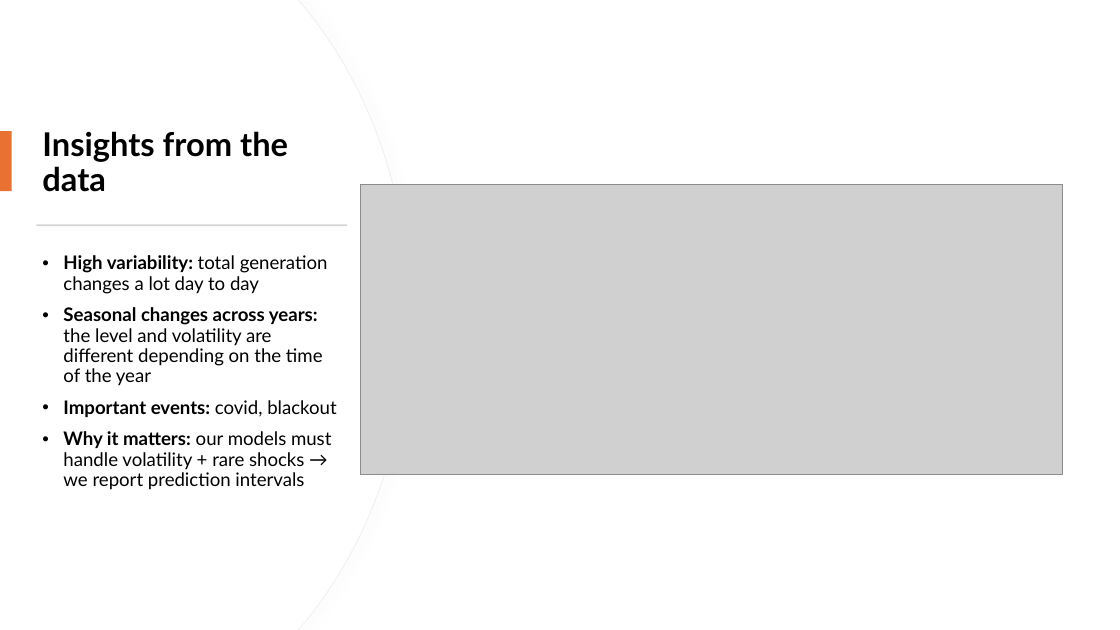
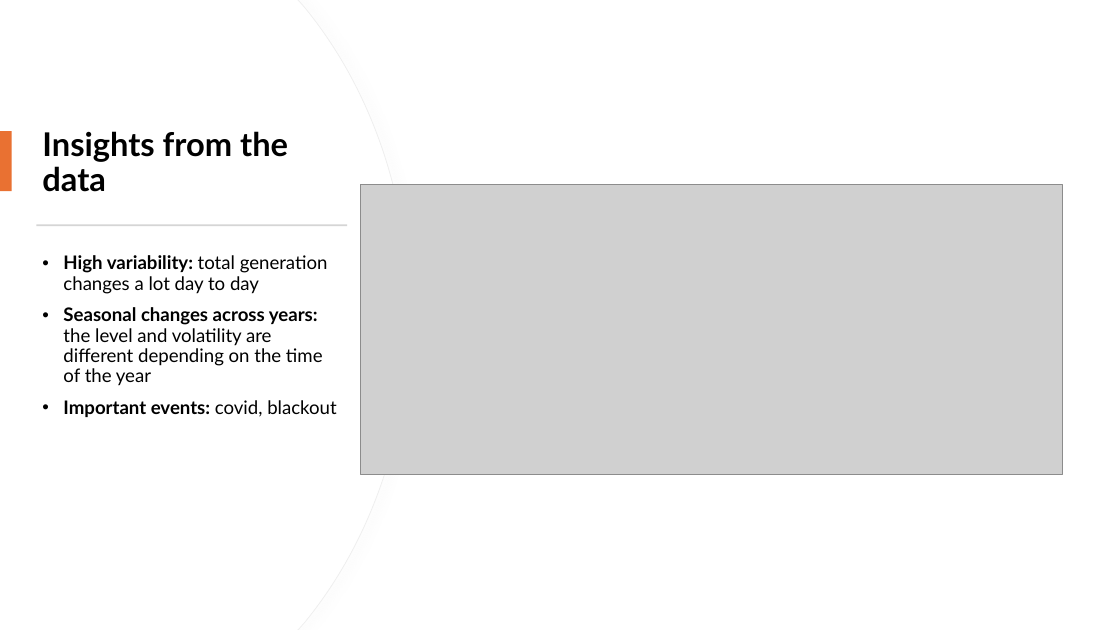
Before and after one commit to mireiamonbu/Spanish-Forecasters-MireiaMontoya-EnriqueRuiz, a slide deck: slide 9 of presentation/CapstonProject.pptx. Drawn at 1120x630 pixels with LibreOffice and Linux fonts; fonts in the diff are those of the drawing; grey boxes stand for pictures. Boxes give left, top, right and bottom in pixels: in the first picture for what was removed or moved away, otherwise in the second. Text is boxed around its words. In the diff, an @@ line names an element or a change of style, - is before the commit and + after.

```diff
--- a/presentation/CapstonProject.pptx
+++ b/presentation/CapstonProject.pptx
@@ text at [63,431,331,490]: paragraph removed @@
-• Why it matters: our models must handle volatility + rare shocks → we report prediction intervals
```
Also in this commit, not shown: 10 other slides changed, 30 other files.
